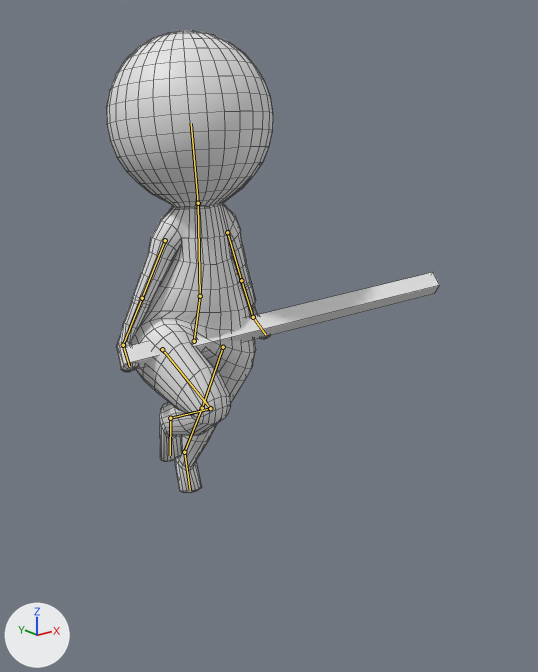
An edit to the Blender file Assets/models/my_char.blend, drawn before and after from the same camera.
Both versions are drawn from a 50 mm lens placed at (-5.13, -7.48, 3.57), pointed at (0.32, -0.66, 0.84). The lights are fixed; the arrows at lower left show +X, +Y and +Z. Both versions are drawn at frame 1 of the action 'jump_pose'; the numbers are the values there. The bones that bend it are drawn over the model as lines. Mesh edges are drawn as thin lines.
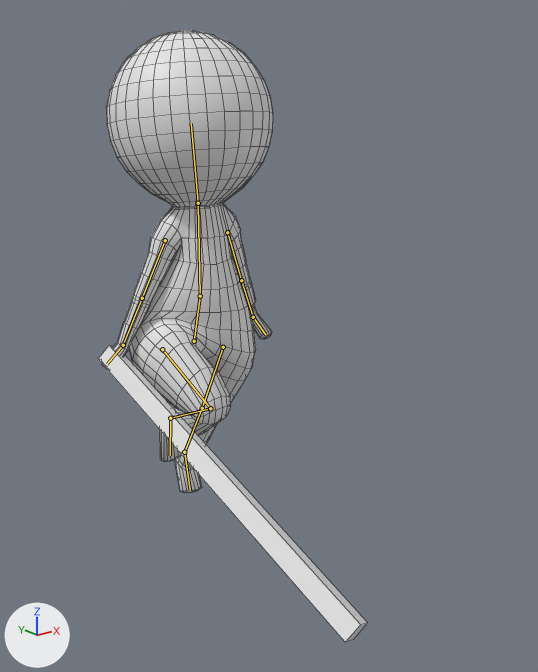
Scene script edits in JSON lines:
```json
{"block": "bone_arm_hand_r", "where": "bone_arm_hand_r = bpy.data.objects['Armature'].pose.bones['Arm.Hand.R']  # child of 'Arm.Lower.R'"}
{"op": "set", "path": "bone_arm_hand_r.rotation_quaternion", "old": "(0.786, 0.161, -0.405, 0.438)", "new": "(0.984, 0.094, -0.116, -0.099)", "note": "degrees (-9, -51, 63) -> degrees (12, -12, -13)"}
```

Boxes [x1, y1, x2, y2] around the edits, measured in the pictures (538 x 672 px):
```json
{"object": "Cylinder", "change": "posed", "before": [107, 30, 273, 493], "after": [102, 30, 273, 493]}
{"object": "Cube", "change": "posed", "before": [119, 272, 440, 372], "after": [98, 345, 368, 642], "on screen": "16% narrower, 195% taller"}
{"bone": "Arm.Hand.R", "before": "(123, 345) to (129, 366)", "after": "(123, 345) to (107, 364)"}
```
